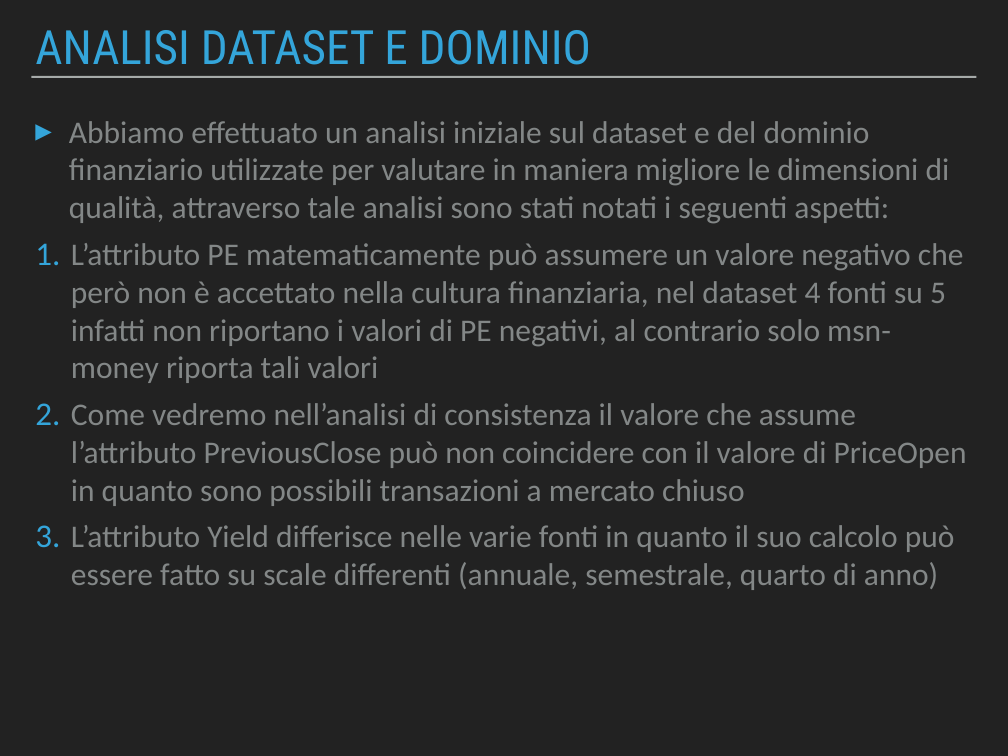
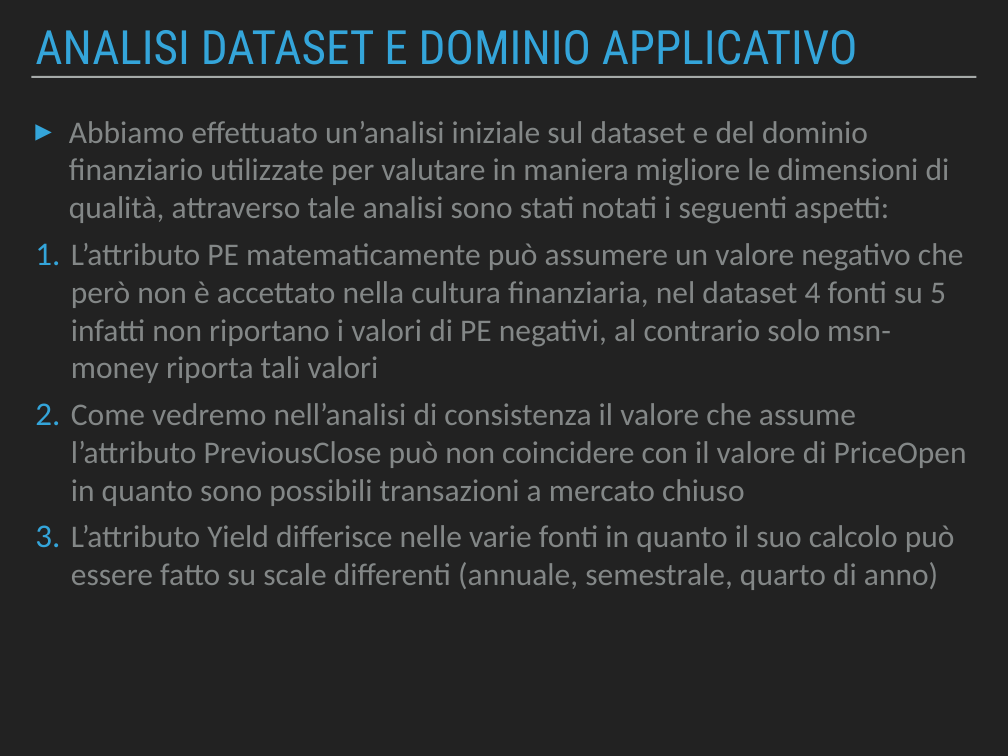
Before and after one commit to Beltra97/Unimib_ArchitettureDati, a slide deck: slide 6 of PresentazionePowerPoint.pptx. Drawn at 1008x756 pixels with LibreOffice and Linux fonts; fonts in the diff are those of the drawing. Boxes give left, top, right and bottom in pixels: in the first picture for what was removed or moved away, otherwise in the second. Text is boxed around its words. In the diff, an @@ line names an element or a change of style, - is before the commit and + after.

```diff
--- a/PresentazionePowerPoint.pptx
+++ b/PresentazionePowerPoint.pptx
@@ title at (35,30,858,65): text changed @@
-ANALISI DATASET E DOMINIO
+ANALISI DATASET E DOMINIO APPLICATIVO
@@ text at (69,121,950,224): text changed @@
-▸ Abbiamo effettuato un analisi iniziale sul dataset e del dominio finanziario utilizzate per valutare in maniera migliore le dimensioni di qualità, attraverso tale analisi sono stati notati i seguenti aspetti:
+▸ Abbiamo effettuato un’analisi iniziale sul dataset e del dominio finanziario utilizzate per valutare in maniera migliore le dimensioni di qualità, attraverso tale analisi sono stati notati i seguenti aspetti:
```
Also in this commit, not shown: 5 other slides changed, 1 other file.
